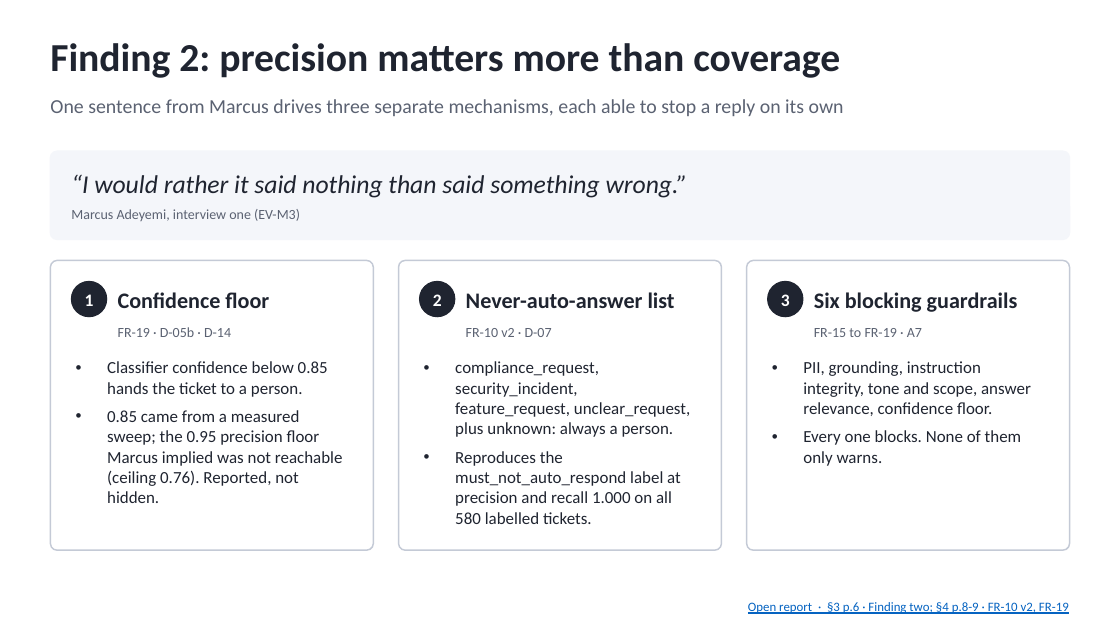
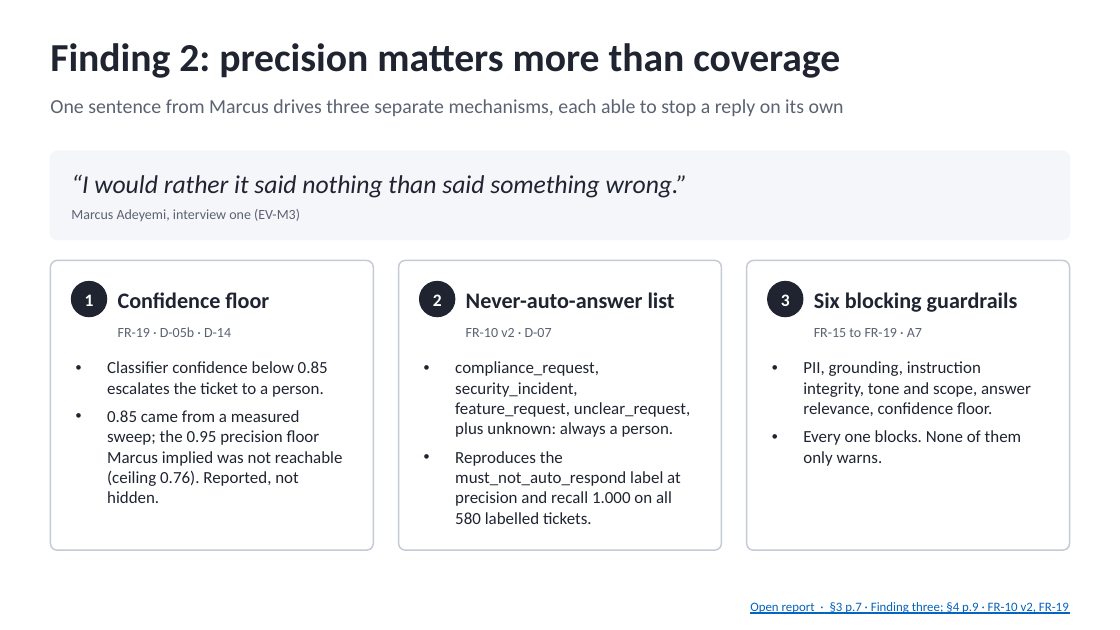
Before and after one commit to coolalok/fde-capstone, a slide deck: slide 4 of presentation/AlokKulkarni_Capstone_Presentation.pptx. Drawn at 1120x630 pixels with LibreOffice and Linux fonts; fonts in the diff are those of the drawing. Boxes give left, top, right and bottom in pixels: in the first picture for what was removed or moved away, otherwise in the second. Text is boxed around its words. In the diff, an @@ line names an element or a change of style, - is before the commit and + after.

```diff
--- a/presentation/AlokKulkarni_Capstone_Presentation.pptx
+++ b/presentation/AlokKulkarni_Capstone_Presentation.pptx
@@ text at <box>107,361,328,397</box>: text changed @@
-• Classifier confidence below 0.85 hands the ticket to a person.
+• Classifier confidence below 0.85 escalates the ticket to a person.
@@ text at <box>750,602,1069,614</box>: text changed @@
-Open report · §3 p.6 · Finding two; §4 p.8-9 · FR-10 v2, FR-19
+Open report · §3 p.7 · Finding three; §4 p.9 · FR-10 v2, FR-19
```
Also in this commit, not shown: 20 other slides changed, 2 slides added, 2 slides removed, 13 other files.
